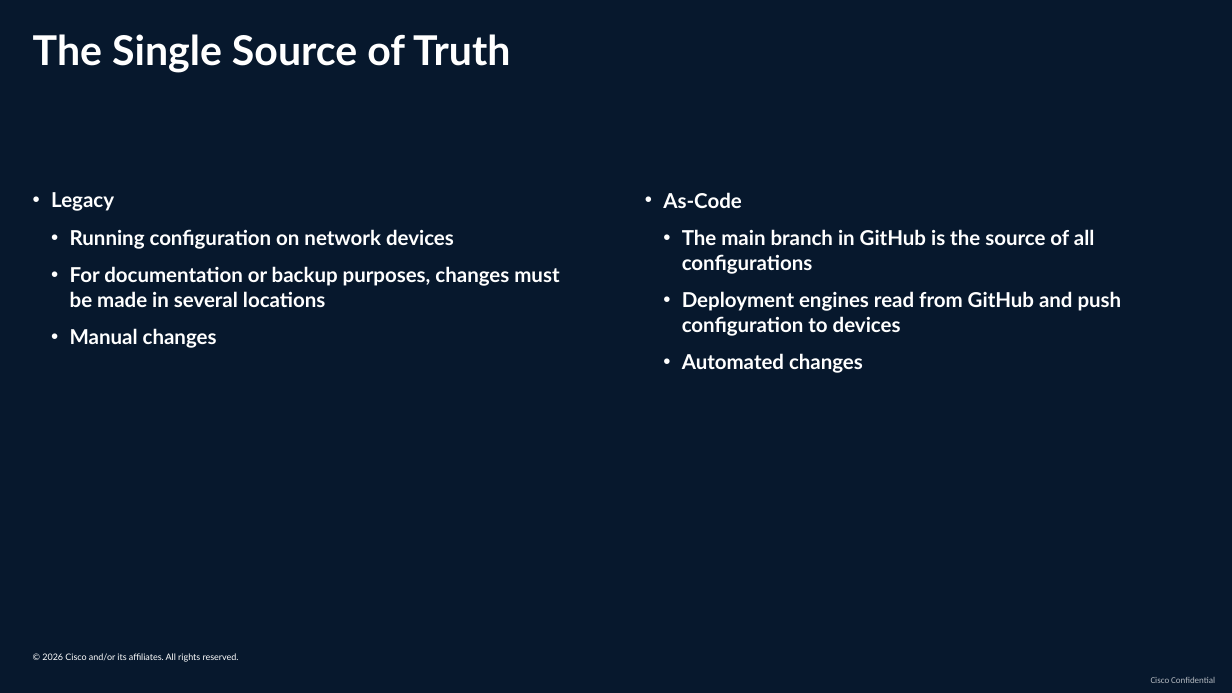
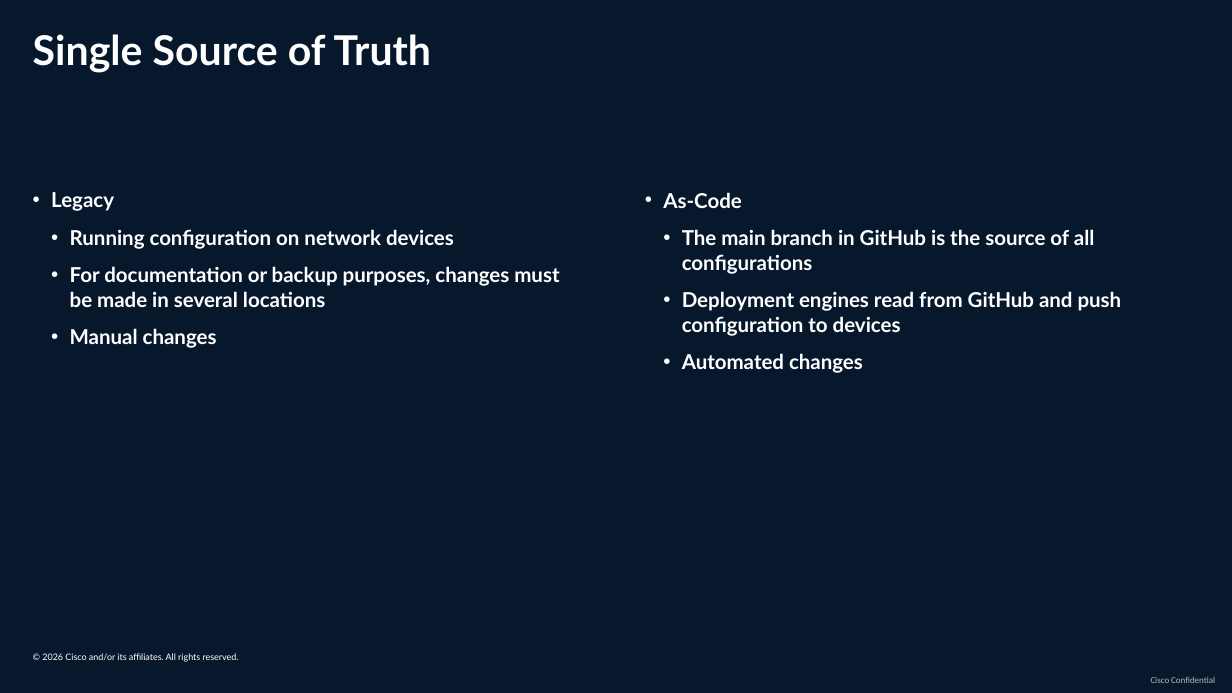
Before and after one commit to richpace/SDWAN-as-Code, a slide deck: slide 4 of Module 3/Module 3--Git and GitHub.pptx. Drawn at 1232x693 pixels with LibreOffice and Linux fonts; fonts in the diff are those of the drawing; background and template pictures are left out. Boxes give left, top, right and bottom in pixels: in the first picture for what was removed or moved away, otherwise in the second. Text is boxed around its words. In the diff, an @@ line names an element or a change of style, - is before the commit and + after.

```diff
--- a/Module 3/Module 3--Git and GitHub.pptx
+++ b/Module 3/Module 3--Git and GitHub.pptx
@@ title at <box>33,34,431,73</box>: text changed @@
-The Single Source of Truth
+Single Source of Truth
```
Also in this commit, not shown: 1 slide removed.
